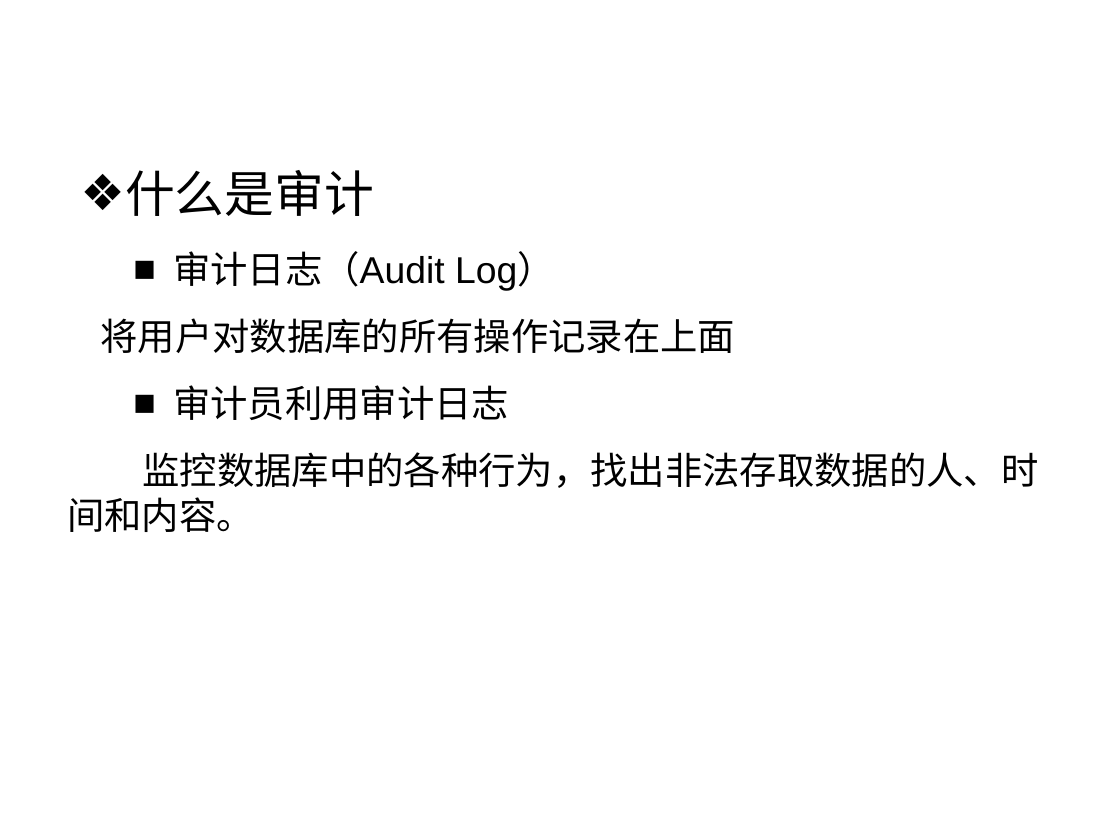
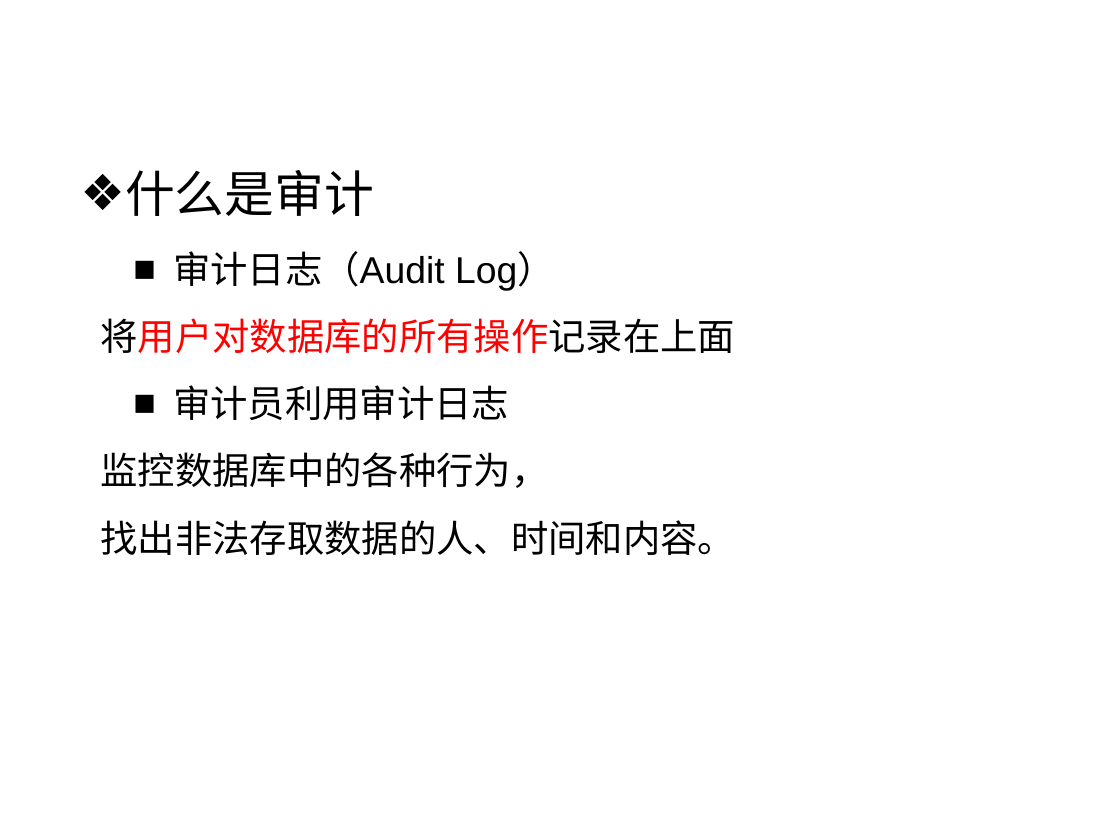
Before and after one commit to HBU/DataBase, a slide deck: slide 57 of PPT/PPT2020/DB第04章.pptx. Drawn at 1120x840 pixels with LibreOffice and Linux fonts; fonts in the diff are those of the drawing; background and template pictures are left out. Boxes give left, top, right and bottom in pixels: in the first picture for what was removed or moved away, otherwise in the second. Text is boxed around its words. In the diff, an @@ line names an element or a change of style, - is before the commit and + after.

```diff
--- a/PPT/PPT2020/DB第04章.pptx
+++ b/PPT/PPT2020/DB第04章.pptx
@@ text at (101, 318, 736, 353): text colour #000000 to #FF0000 in "将用户对数据库的所有操作记录在上面" @@
@@ text at (101, 452, 736, 555): text changed @@
-  监控数据库中的各种行为，找出非法存取数据的人、时间和内容。
+  监控数据库中的各种行为，
+  找出非法存取数据的人、时间和内容。
```
Also in this commit, not shown: 5 other slides changed, 1 slide added, 2 slides removed, 3 other files.
